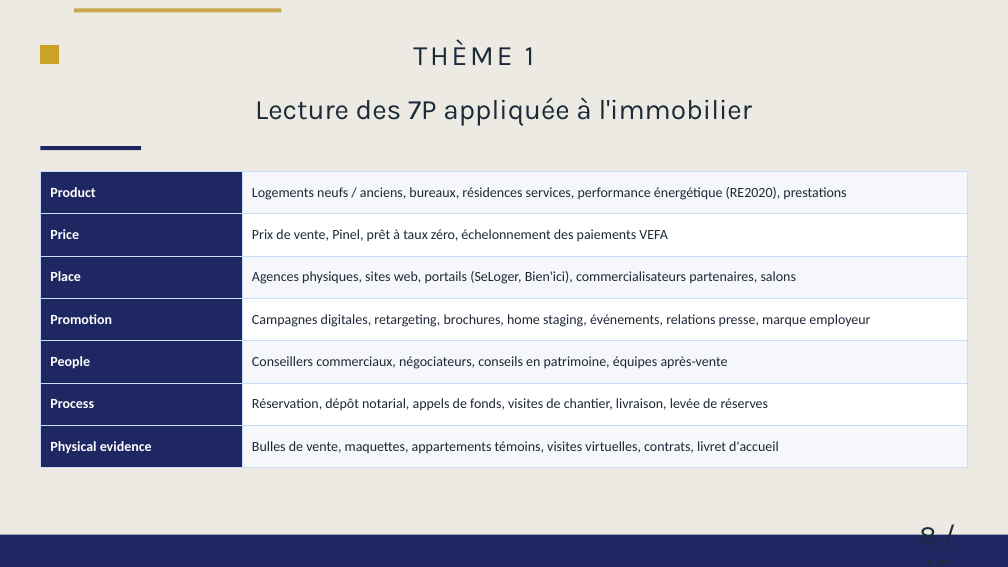
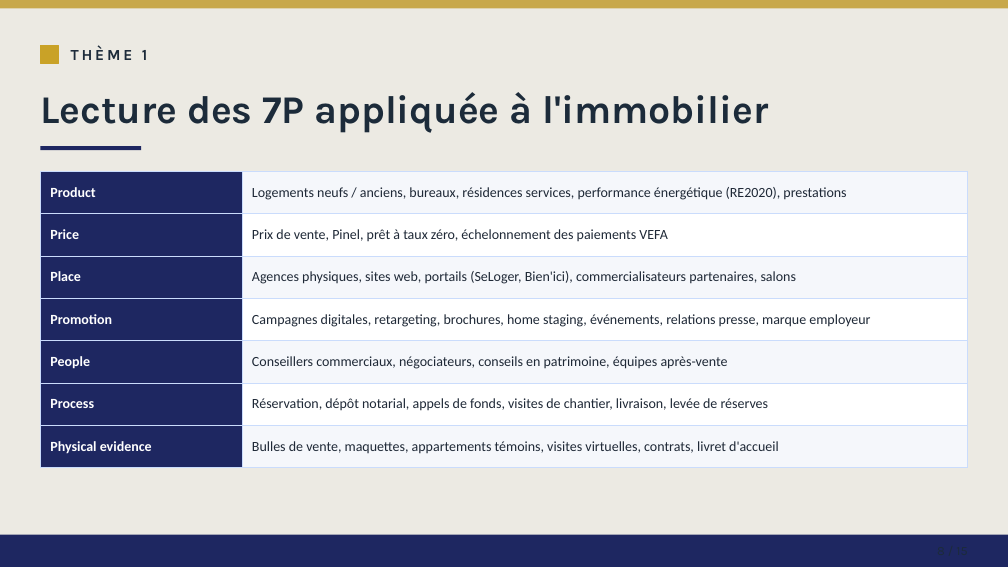
Before and after one commit to matisselebretonmatisselebreton-arch/salut, a slide deck: slide 8 of output/Devoir N°2_redesigned.pptx. Drawn at 1008x567 pixels with LibreOffice and Linux fonts; fonts in the diff are those of the drawing. Boxes give left, top, right and bottom in pixels: in the first picture for what was removed or moved away, otherwise in the second. Text is boxed around its words. In the diff, an @@ line names an element or a change of style, - is before the commit and + after.

```diff
--- a/output/Devoir N°2_redesigned.pptx
+++ b/output/Devoir N°2_redesigned.pptx
@@ rectangle: place and size @@
-rectangle at [74, 8, 281, 12]
+rectangle at [0, 0, 1008, 8]
@@ text "THÈME 1" at [71, 47, 147, 60]: size 20 to 11 pt, bold on; alignment centre to left @@
@@ text "Lecture des 7P appliquée à ..." at [40, 92, 768, 133]: size 20 to 28 pt, bold on; alignment centre to left @@
@@ text removed at [919, 519, 936, 535] @@
-8 / 15
```
Also in this commit, not shown: 14 other slides changed, 1 other file.
